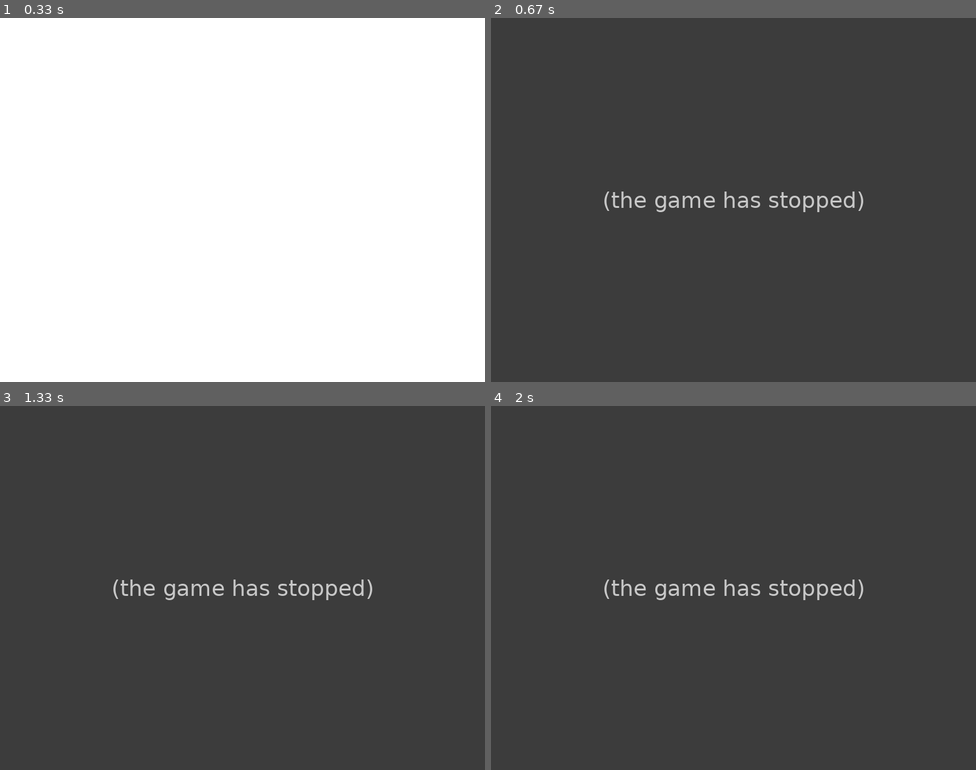
Above: before the commit, frames 1-4 (two rows, left to right).
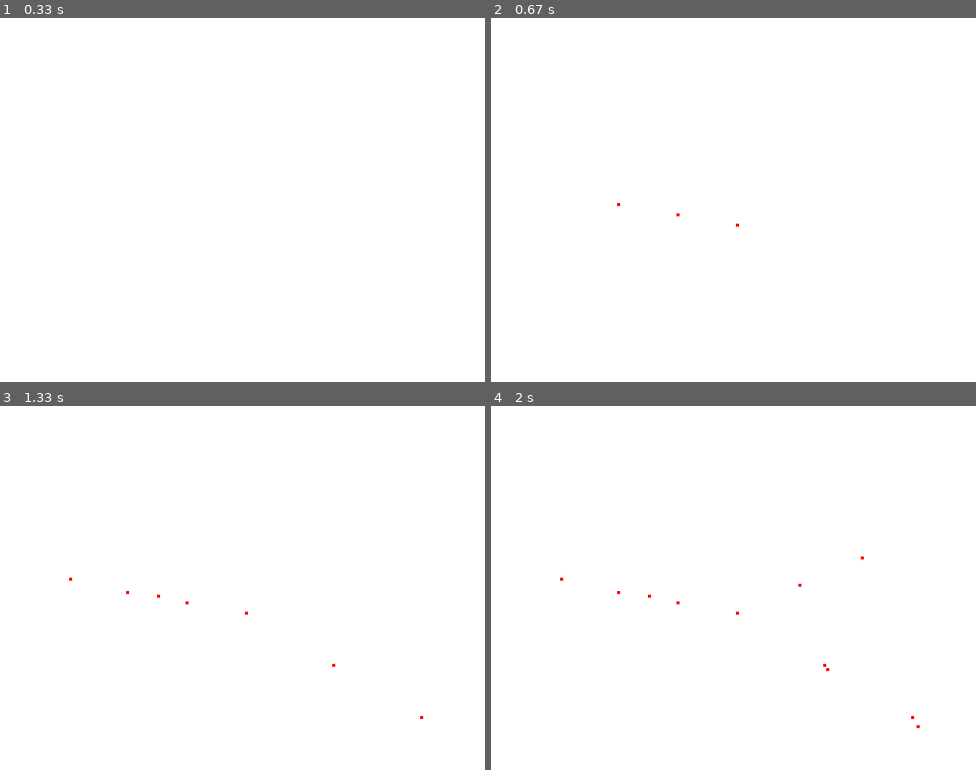
Above: after the commit, the same moments.

Repository: Breezes-messager/PyGame
Game: pygame game, started from window/交互式绘图板.py
Same seed, same stepped clock (60 frames per second), same inputs: the game is played once before the commit and once after it.
Inputs (mouse positions are in pixels of both pictures, inside the frame that each line leads up to):
- Up to frame 1 (0.33 s): no input
- Up to frame 2 (0.67 s): press the mouse at (733, 221) at 0.37 s; move the mouse to (675, 214) at 0.47 s; release the mouse at (617, 203) at 0.6 s
- Up to frame 3 (1.33 s): press the mouse at (242, 609) at 0.7 s; move the mouse to (329, 664) at 0.8 s; release the mouse at (421, 715) at 0.93 s; press the mouse at (242, 609) at 1.03 s; move the mouse to (155, 595) at 1.13 s; release the mouse at (67, 577) at 1.27 s
- Up to frame 4 (2 s): press the mouse at (733, 609) at 1.37 s; move the mouse to (825, 668) at 1.47 s; release the mouse at (917, 726) at 1.6 s; press the mouse at (733, 609) at 1.7 s; move the mouse to (796, 584) at 1.8 s; release the mouse at (859, 555) at 1.93 s

Frame 1 is identical in both runs. In frame 2, 100% of the frame differs, in the area x 0-100%, y 0-100%; in frame 3, 100%; in frame 4, 100%.
Error before the commit: TypeError: rect argument is invalid (交互式绘图板.py line 68); the game stopped at 0.37 s (later frames are placeholders)

Commit message:
0.2
Signed-off-by: Breezes-messager <2955940247@qq.com>

Diff:
--- a/window/交互式绘图板.py
+++ b/window/交互式绘图板.py
@@ -56,16 +56,16 @@
 
     # 绘图逻辑
     if pygame.mouse.get_pressed()[0]:
-        pos = pygame.mouse.get_pos()
-        points.append((pos, current_color, shape_type))
+        mouse_x, mouse_y = pygame.mouse.get_pos()
+        points.append((mouse_x, mouse_y, current_color, shape_type))
 
     # 渲染
     screen.fill((255, 255, 255))
-    for pos, color, shape_type in points:
+    for mouse_x, mouse_y, color, shape_type in points:
         if shape_type == "圆形":
-            pygame.draw.circle(screen, color, pos, 5)
+            pygame.draw.circle(screen, color, (mouse_x, mouse_y), 5)
         if shape_type == "矩形":
-            pygame.draw.rect(screen, color, (pos, 5, 5), 5)
+            pygame.draw.rect(screen, color, (mouse_x, mouse_y, 5, 5), 5)
     pygame.display.flip()
     clock.tick(240)  # 限制帧率
 
